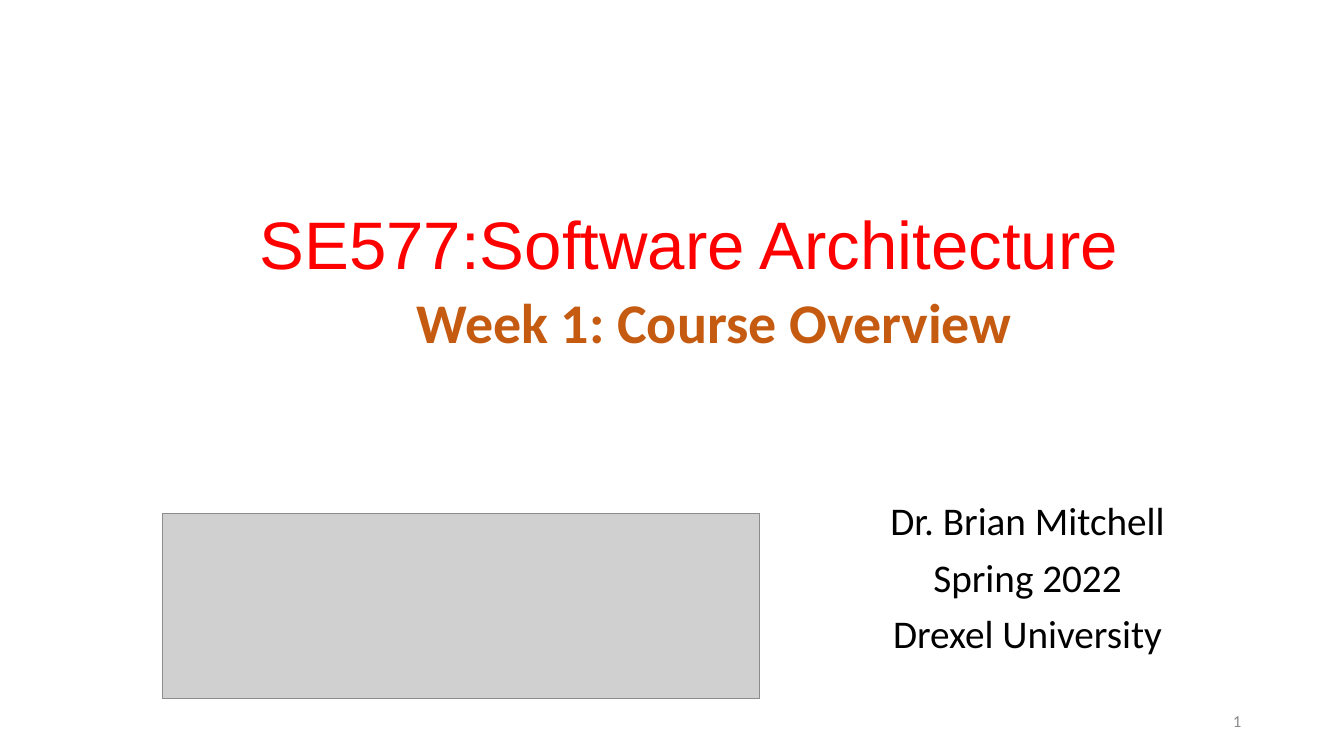
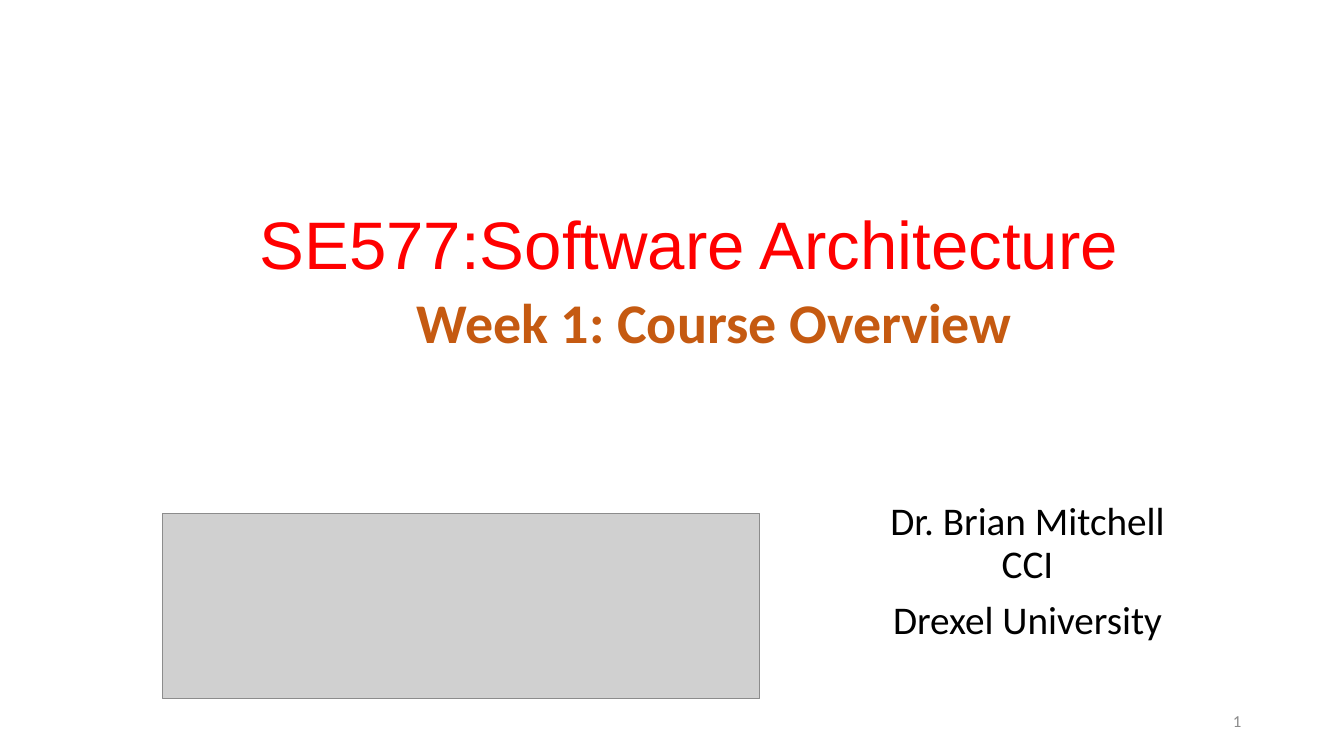
Before and after one commit to ArchitectingSoftware/SE577-SoftwareArchitecture, a slide deck: slide 1 of lectures/Week 1 - Course Overview.pptx. Drawn at 1344x756 pixels with LibreOffice and Linux fonts; fonts in the diff are those of the drawing; grey boxes stand for pictures. Boxes give left, top, right and bottom in pixels: in the first picture for what was removed or moved away, otherwise in the second. Text is boxed around its words. In the diff, an @@ line names an element or a change of style, - is before the commit and + after.

```diff
--- a/lectures/Week 1 - Course Overview.pptx
+++ b/lectures/Week 1 - Course Overview.pptx
@@ subtitle at bbox=[890, 507, 1165, 579]: text changed @@
-Dr. Brian Mitchell
-Spring 2022
+Dr. Brian Mitchell
+CCI
```
Also in this commit, not shown: 3 other slides changed, 1 other file.
